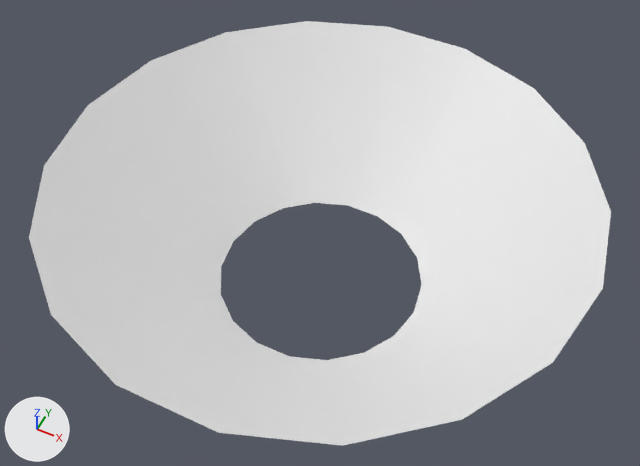
Two versions of the FBX model ProjetFPV/Assets/Art/VFX/VFX Resources/Meshes/SM_VFXCone.fbx, one commit apart.
Both versions are drawn from a 50 mm camera at (0.98, -1.965, 2.704) aimed at (-0.004, 0.002, 0.246). The lights are fixed; the arrows at lower left show +X, +Y and +Z. Where no turn or scale is listed for an object, it has been applied to the vertices.

The first picture shows 'SM_VFXCone'.
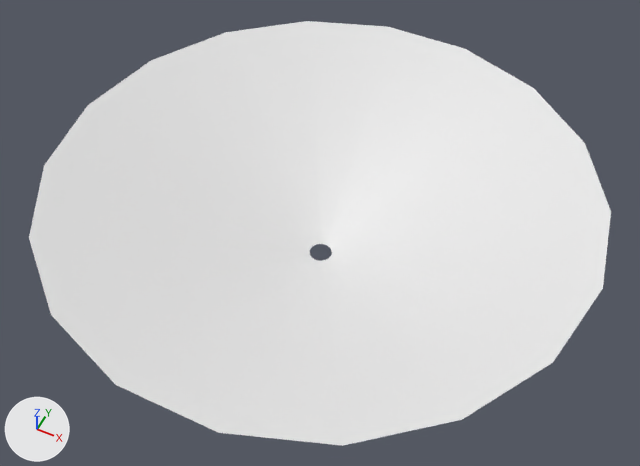
What differs and where, as boxes (x1, y1, x2, y2) in the pictures (640 x 466 px; the box of a moved part takes in the faces that stretch with it):
part 1 of me_mesh, moved or reshaped
    both: (29, 25, 425, 445)

The change, as a diff of the scene's bpy script:
```diff
--- a/ProjetFPV/Assets/Art/VFX/VFX Resources/Meshes/SM_VFXCone.fbx.py
+++ b/ProjetFPV/Assets/Art/VFX/VFX Resources/Meshes/SM_VFXCone.fbx.py
@@ me_mesh @@
 me_mesh.from_pydata(...)  # 36 vertices, 18 faces; spans x -1.0..1.0, y -0.98..0.98, z 0.0..0.49
 # used by ob_sm_vfxcone; location = (0.0, 0.0, 0.0)
+# me_mesh part 1: all 18 vertices in x -0.39..0.39, y -0.39..0.39, z 0.0 are scaled about their middle by (0.106, 0.106, 1), then moved by (0.0, 0.0, 0.14)
```
